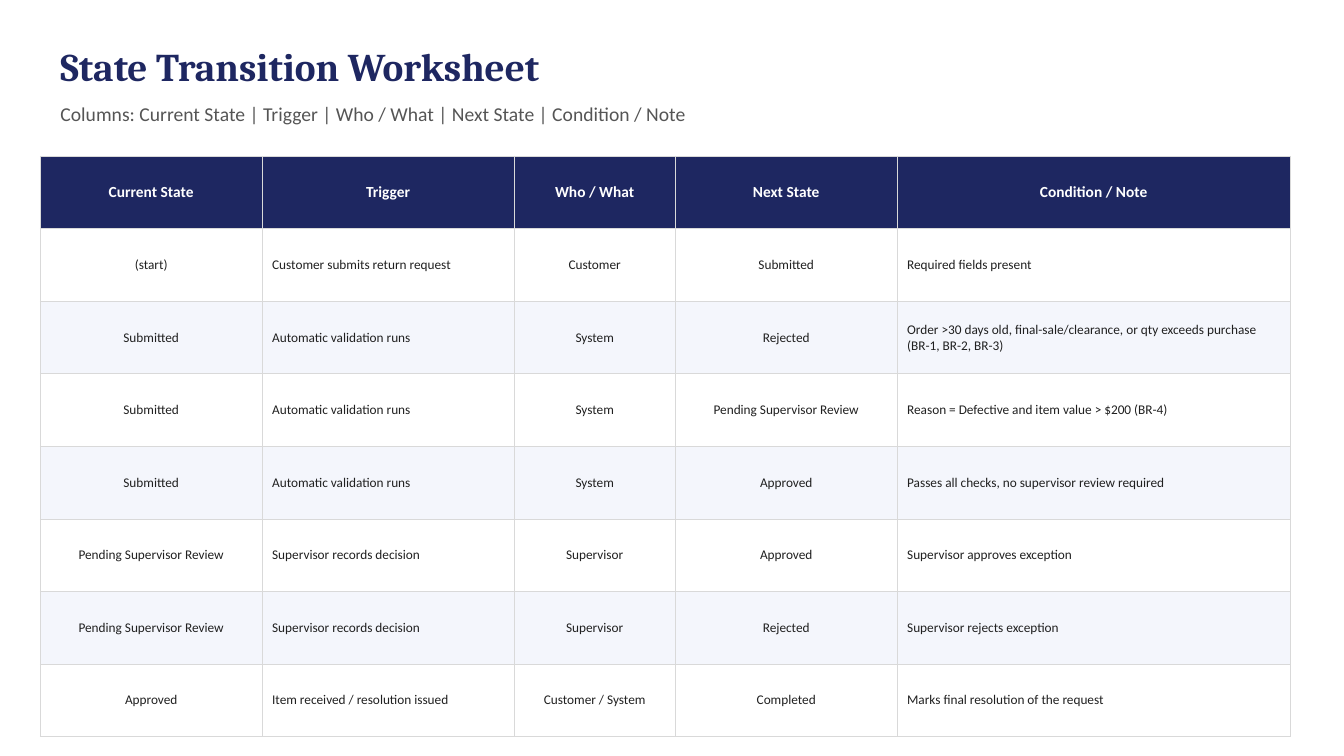
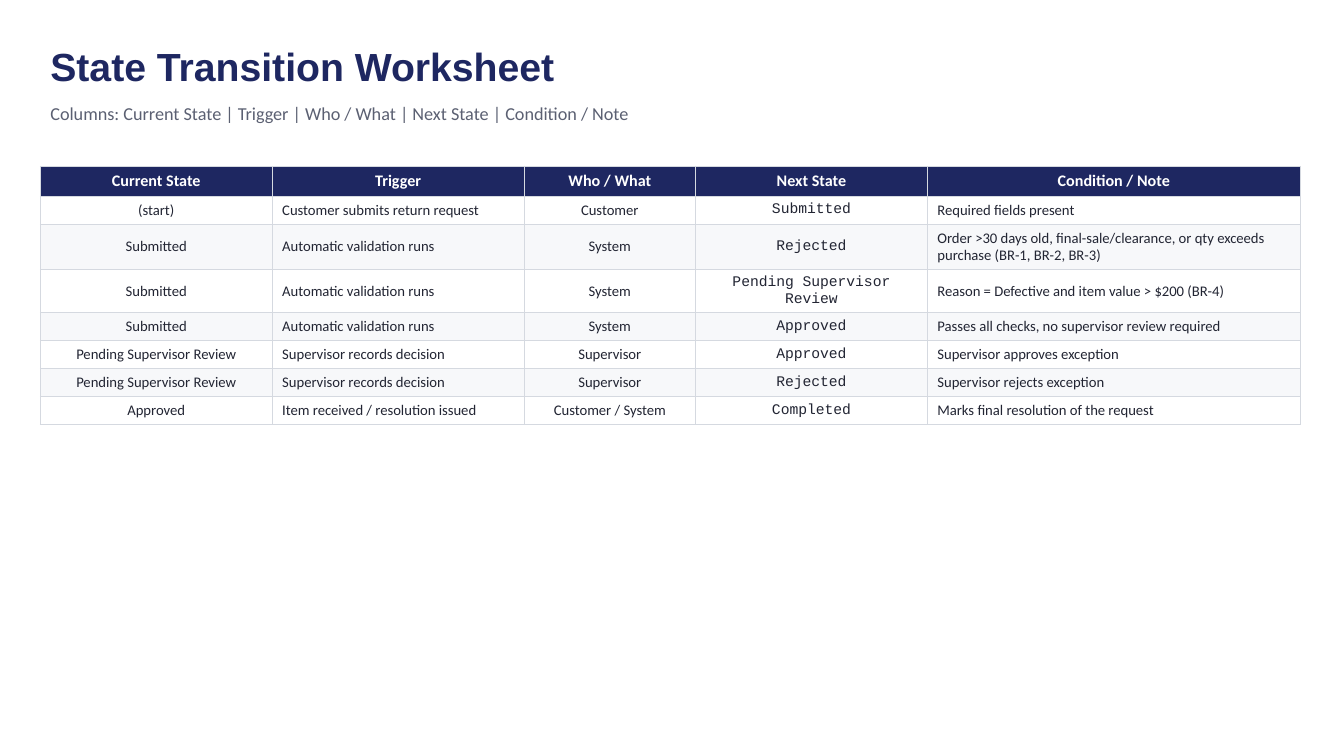
Before and after one commit to mBudnikUH/MIS3371-Section26252-Group7, a slide deck: slide 4 of docs/week3/state-model-v1.pptx. Drawn at 1344x756 pixels with LibreOffice and Linux fonts; fonts in the diff are those of the drawing. Boxes give left, top, right and bottom in pixels: in the first picture for what was removed or moved away, otherwise in the second. Text is boxed around its words. In the diff, an @@ line names an element or a change of style, - is before the commit and + after.

```diff
--- a/docs/week3/state-model-v1.pptx
+++ b/docs/week3/state-model-v1.pptx
@@ text "State Transition Worksheet": place and size @@
-text "State Transition Worksheet" at bbox=[60, 53, 539, 82]
+text "State Transition Worksheet" at bbox=[50, 52, 554, 82]
@@ text "State Transition Worksheet" at bbox=[50, 52, 554, 82]: font Cambria to Arial @@
@@ text "Columns: Current State | Trigger ...": place and size @@
-text "Columns: Current State | Trigger ..." at bbox=[60, 107, 685, 125]
+text "Columns: Current State | Trigger ..." at bbox=[50, 107, 628, 123]
@@ text "Columns: Current State | Trigger ..." at bbox=[50, 107, 628, 123]: size 14 to 13 pt, text colour #555555 to #5B6072 @@
@@ table at bbox=[40, 166, 1301, 422] @@
@@ fill #F4F6FC to #F7F8FA in 15 cells @@
@@ size 11 to 11.5 pt in "Current State", "Trigger", "Who / What", "Next State" and 1 more places @@
@@ size 9.5 to 10.5 pt, text colour #202020 to #222533 @@
@@ font Calibri to Courier New in "Submitted", "Rejected", "Pending Supervisor Review", "Approved" and 3 more places @@
@@ borders changed @@
@@ table: place and size @@
-table at bbox=[40, 156, 1291, 710]
+table at bbox=[40, 166, 1301, 422]
```
Also in this commit, not shown: 3 other slides changed, 2 other files.
